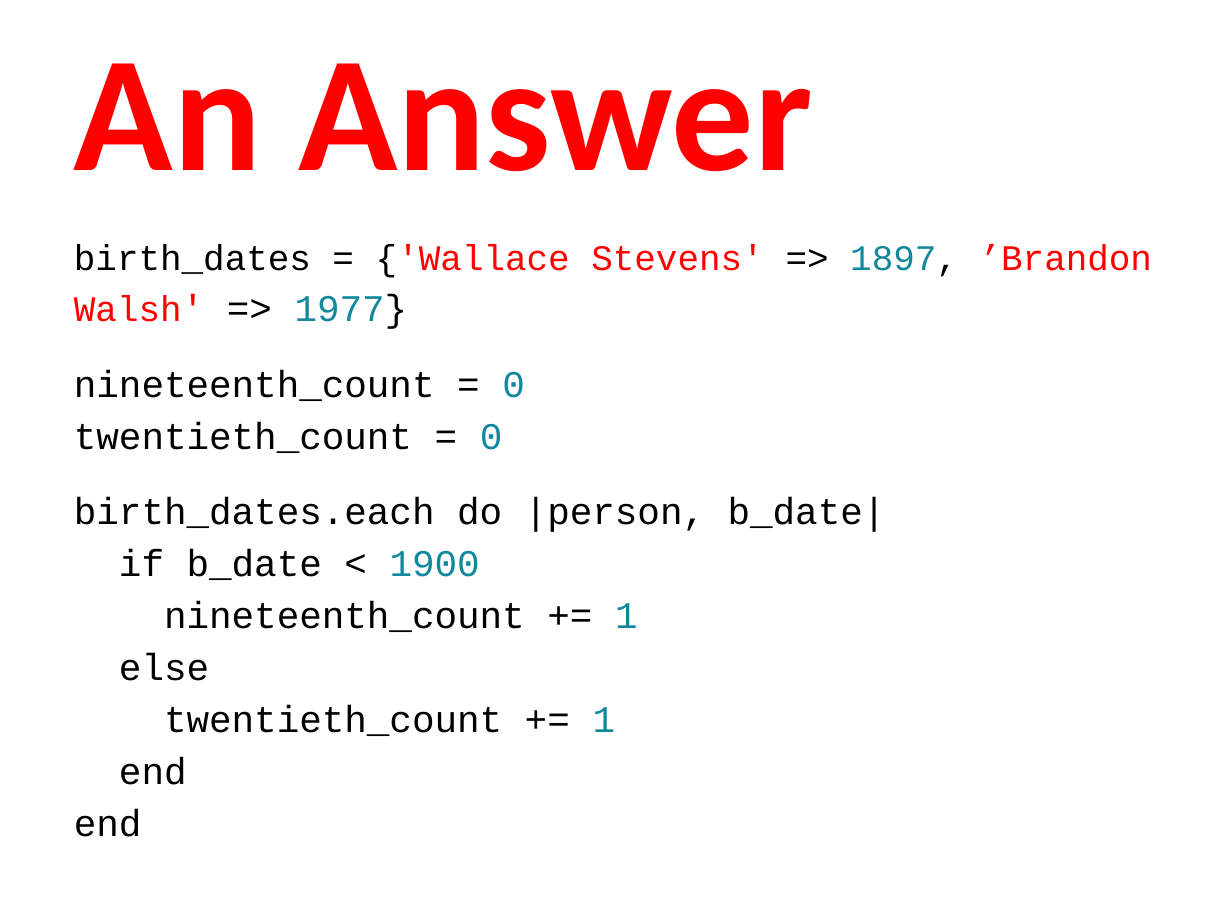
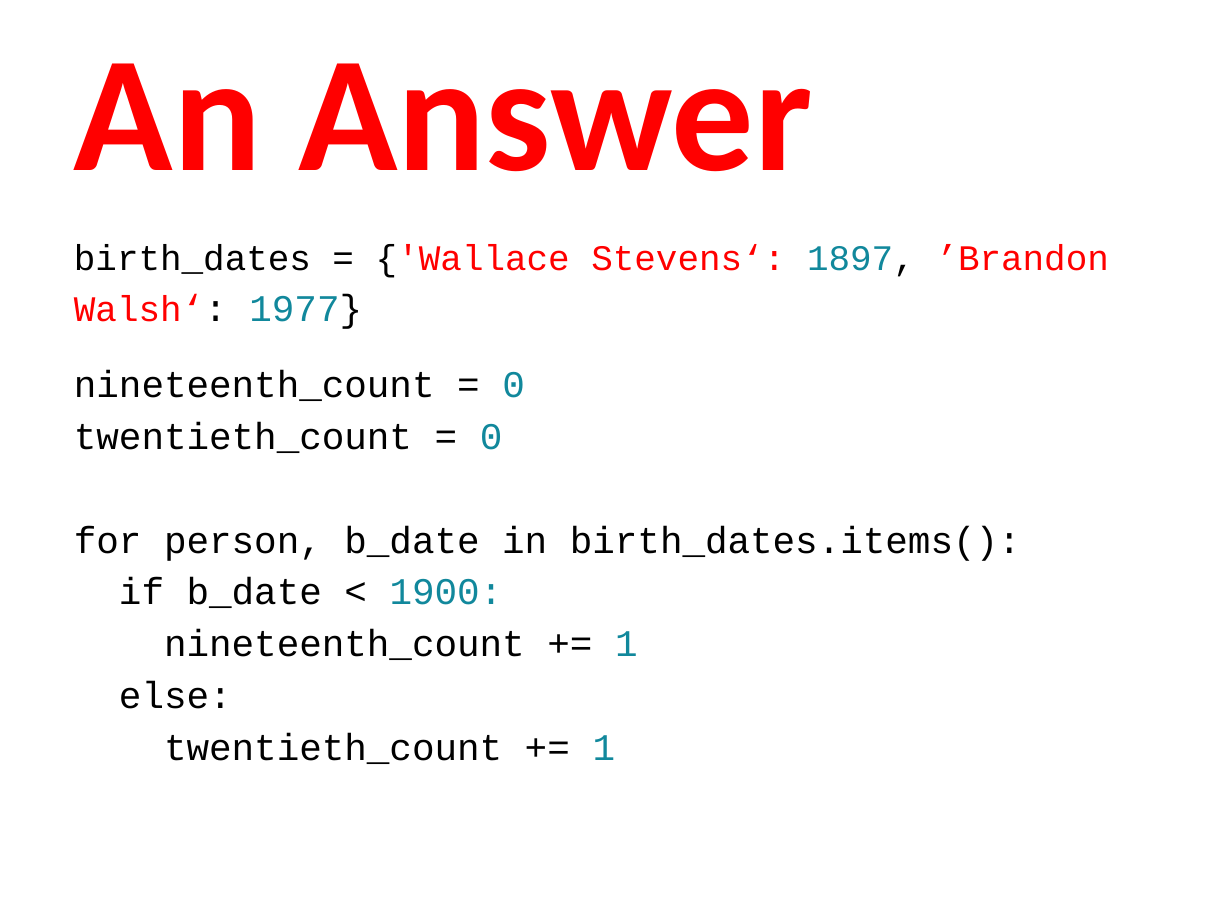
Before and after one commit to humanitiesprogramming/slides, a slide deck: slide 34 of 2017/python/B Done - ish/Python - Programming Concepts II.pptx. Drawn at 1232x924 pixels with LibreOffice and Linux fonts; fonts in the diff are those of the drawing. Boxes give left, top, right and bottom in pixels: in the first picture for what was removed or moved away, otherwise in the second. Text is boxed around its words. In the diff, an @@ line names an element or a change of style, - is before the commit and + after.

Commit message:
updated programming concepts ii, still have some unfinished slides but will address after asking Brandon

```diff
--- a/2017/python/B Done - ish/Python - Programming Concepts II.pptx
+++ b/2017/python/B Done - ish/Python - Programming Concepts II.pptx
@@ text at <box>74,244,1108,329</box>: text changed @@
-birth_dates = {'Wallace Stevens' => 1897, ’Brandon Walsh' => 1977}
+birth_dates = {'Wallace Stevens‘: 1897, ’Brandon Walsh‘: 1977}
@@ text at <box>74,526,1021,608</box>: text changed @@
-birth_dates.each do |person, b_date|
-if b_date < 1900
+for person, b_date in birth_dates.items():
+if b_date < 1900:
@@ text at <box>119,681,232,709</box>: text changed @@
-else
+else:
@@ text at <box>74,757,187,837</box>: paragraphs removed @@
-end
-end
```
Also in this commit, not shown: 7 other slides changed.
